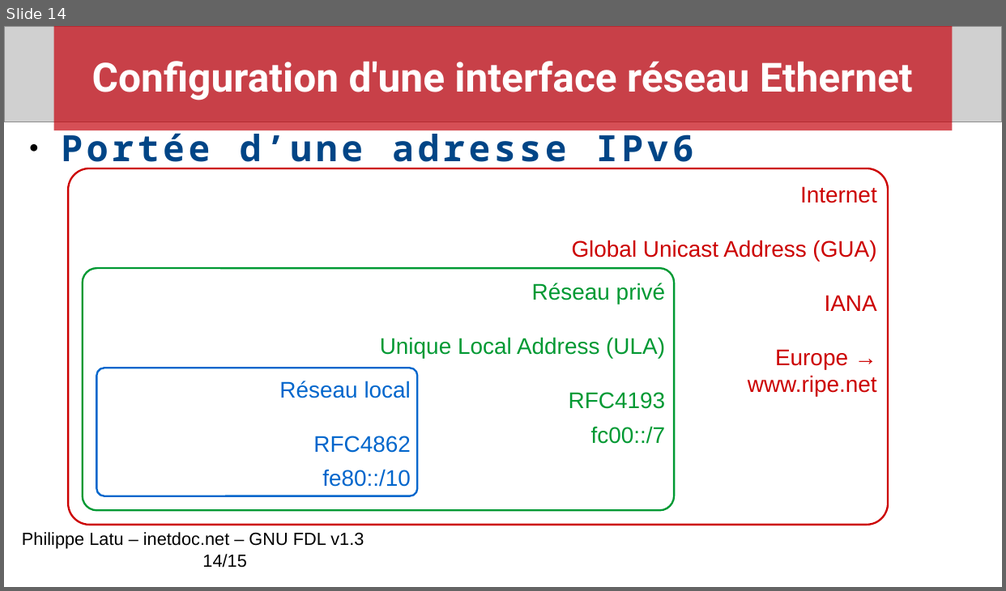
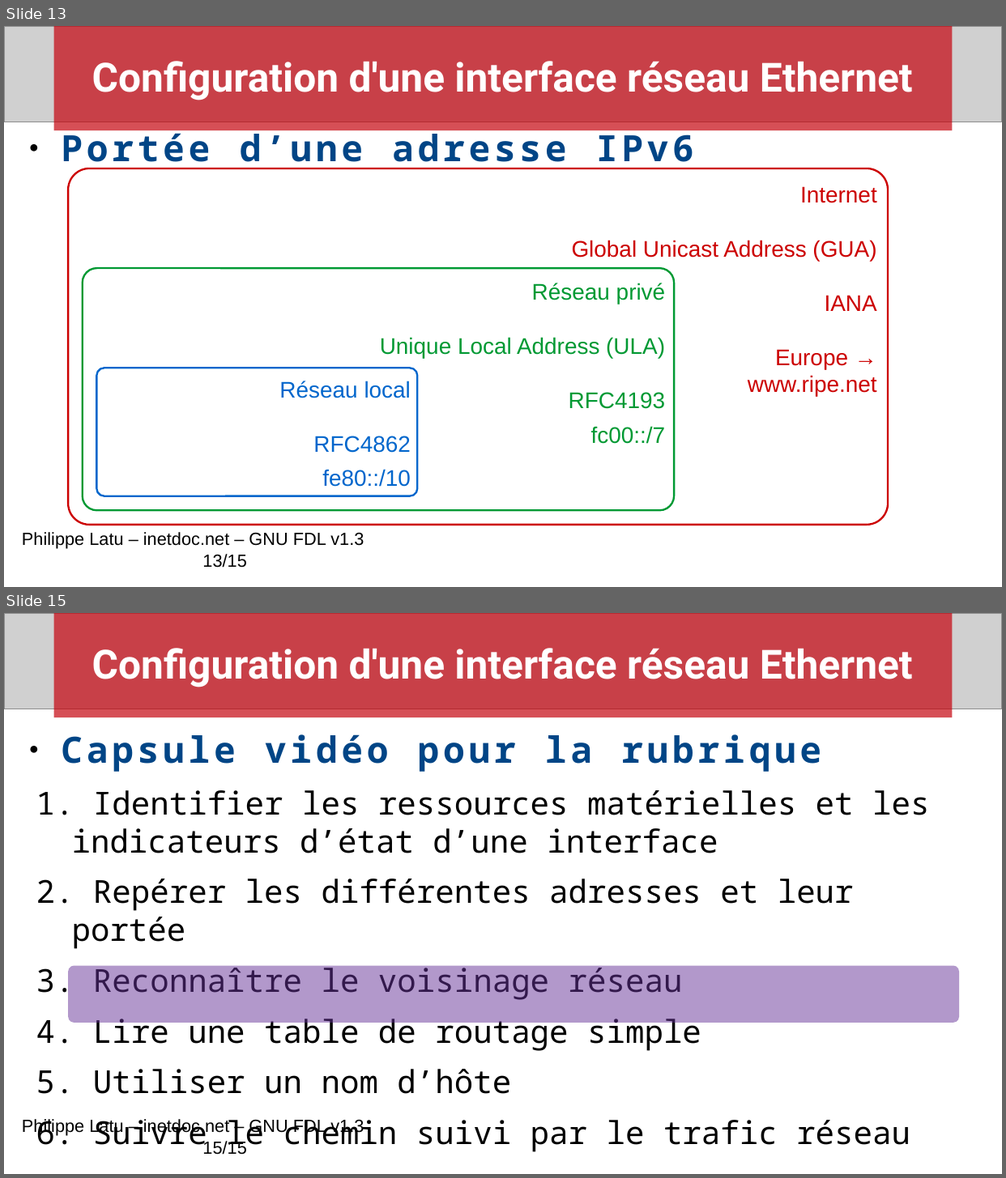
Before and after one commit to platu/inetdoc, a slide deck: travaux_pratiques/config.interface.lan/presentation/conf-intf-lan.odp. Shown one above the other, each under a label of ours: slide 14 before the commit, slides 13 and 15 after it; the slides between them are not shown. The pictures are 1006x591 and 1006x1178 pixels, drawn with LibreOffice and Linux fonts; fonts in the diff are those of the drawing; grey boxes stand for pictures. Boxes give left, top, right and bottom in pixels: in the first picture for what was removed or moved away, otherwise in the second. Text is boxed around its words. In the diff, an @@ line names an element or a change of style, - is before the commit and + after.

Commit message:
Support TP configuration interface Ethernet
. Versions intermédiaires présentation et script des capsules vidéo

```diff
--- a/travaux_pratiques/config.interface.lan/presentation/conf-intf-lan.odp
+++ b/travaux_pratiques/config.interface.lan/presentation/conf-intf-lan.odp
@@ slide 15 added at bbox=[4, 613, 1002, 1174], background #FFFFFF @@
@@ picture added at bbox=[4, 613, 1002, 709] @@
@@ title added at bbox=[53, 613, 953, 717], fill #C5000B at 69% opacity, 32 pt, text #FFFFFF, bold @@
+Configuration d'une interface réseau Ethernet
@@ text added at bbox=[61, 735, 929, 1153], 25.2 pt, text #000000 @@
+● Capsule vidéo pour la rubrique
+  1. Identifier les ressources matérielles et les indicateurs d’état d’une interface
+  2. Repérer les différentes adresses et leur portée
+  3. Reconnaître le voisinage réseau
+  4. Lire une table de routage simple
+  5. Utiliser un nom d’hôte
+  6. Suivre le chemin suivi par le trafic réseau
@@ rounded rectangle added at bbox=[68, 966, 959, 1023], fill #663399 at 50% opacity @@
@@ text added at bbox=[22, 1119, 364, 1155], 14 pt, text #000000 @@
+Philippe Latu – inetdoc.net – GNU FDL v1.3 15/15
@@ what was slide 14 is now slide 13 @@
@@ text at bbox=[22, 532, 364, 568]: text changed @@
-Philippe Latu – inetdoc.net – GNU FDL v1.3 14/15
+Philippe Latu – inetdoc.net – GNU FDL v1.3 13/15
```
Also in this commit, not shown: 5 slides changed, 1 slide removed, 1 other file.
